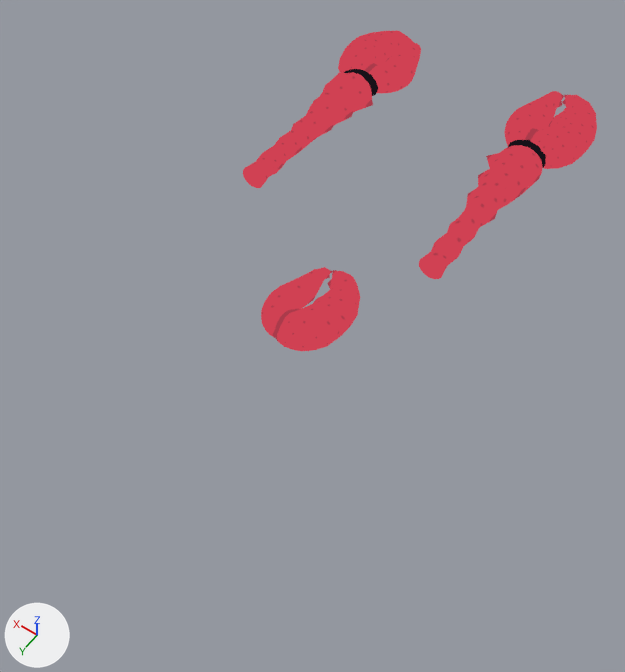
A saved change to the Blender file Assets/Blender/Lobster Arms/LobsterArms.blend.
One viewpoint serves both versions: a camera (50 mm lens) standing at (-4.76, 6.45, 9.67) and looking at (-0.37, 0.3, 0.01). Lighting does not change. The marker at lower left points along +X, +Y and +Z.

In view in the first picture: 'ClawL', 'ClawR', 'Model.004', 'Model.005'.
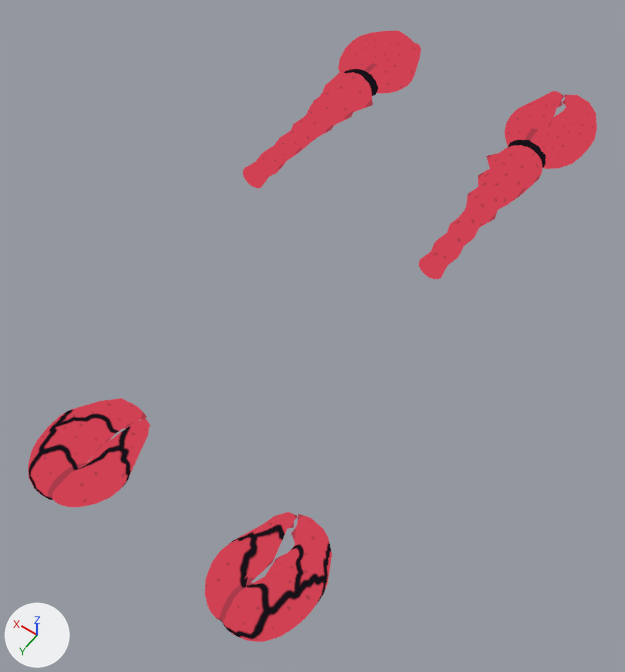
The change in detail:
Picture 'LobsterArmsHurt1Tex.png' (img_lobsterarmshurt1tex_png) is new.
Material 'ArmsDamaged1' (mat_armsdamaged1) is new.
Uses the picture img_lobsterarmshurt1tex_png.
me_cylinder_001 has 324 vertices, 640 faces and spans x -0.59..0.69, y -0.98..0.67, z -0.32..0.32.
me_cylinder_001 no longer uses material mat_arms_001.
me_cylinder_001 now uses material mat_armsdamaged1.
Object 'ClawL' (ob_clawl) moves from (1.53, -4.28, 1.09) to (0.7, 3.66, 0.2).
Object 'ClawR' (ob_clawr) moves from (0.0, 0.0, 0.0) to (-2.0, 3.62, 0.16).

Pixel boxes (x1, y1, x2, y2) of what changed, in the pictures (625 x 672 px):
'ClawR', recoloured, moved: before (261, 267, 360, 351); after (205, 512, 332, 642)
'ClawL', moved: before (338, 37, 403, 94); after (28, 398, 150, 507)
